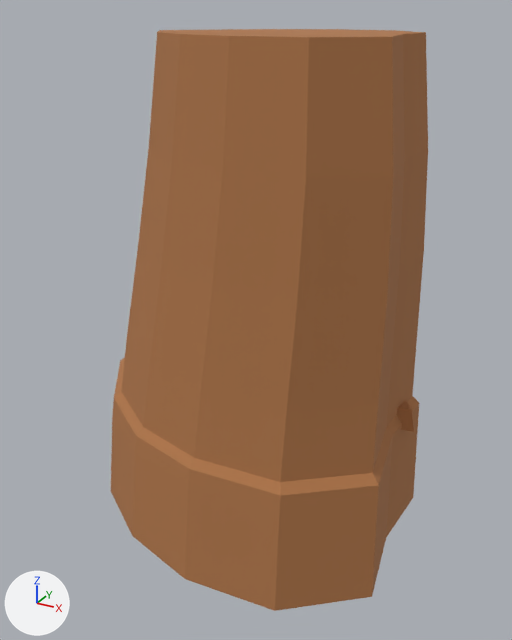
One commit to the FBX model RawAssets/Canyon/FBX/SM_CinderCanyon_Rock_E_LOD2.fbx: the scene before it, then after it.
The view is the same before and after, from a 50 mm lens placed at (0.903, -1.584, 1.37), pointed at (0.04, -0.016, 0.585). The lights are fixed; the arrows at lower left show +X, +Y and +Z. The older version comes first. Where no turn or scale is listed for an object, it has been applied to the vertices.

Objects in the first picture: 'SM_CinderCanyon_Rock_E_LOD2'.
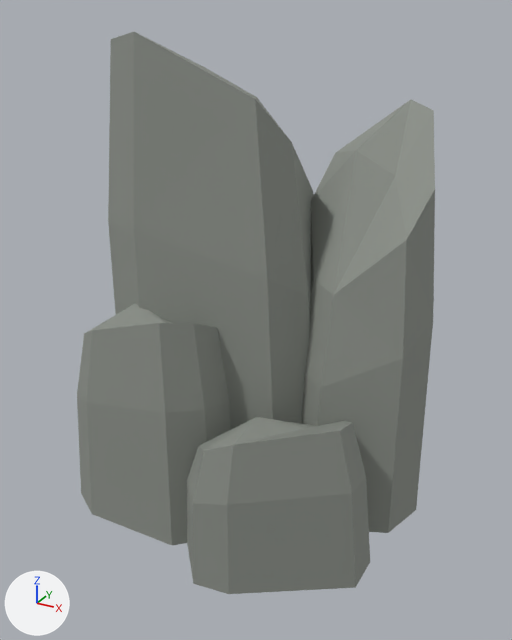
Boxes [x1, y1, x2, y2] around the edits, measured in the pictures (512 x 640 px):
'SM_CinderCanyon_Rock_E_LOD2', recoloured, reshaped (13% wider)
    before: [111, 29, 428, 611]
    after: [77, 32, 435, 594]
part 1 of me_sm_cindercanyon_rock_e_lod2_mesh_001, rebuilt
    before: [111, 29, 428, 611]
    after: [108, 32, 314, 430]
part 2 of me_sm_cindercanyon_rock_e_lod2_mesh_001, added
    after: [302, 100, 435, 533]
part 3 of me_sm_cindercanyon_rock_e_lod2_mesh_001, added
    after: [77, 303, 230, 546]
part 4 of me_sm_cindercanyon_rock_e_lod2_mesh_001, added
    after: [187, 417, 370, 594]
part 5 of me_sm_cindercanyon_rock_e_lod2_mesh_001, deleted
    before: [396, 400, 414, 432]

The change, as a diff of the scene's bpy script:
```diff
--- a/RawAssets/Canyon/FBX/SM_CinderCanyon_Rock_E_LOD2.fbx.py
+++ b/RawAssets/Canyon/FBX/SM_CinderCanyon_Rock_E_LOD2.fbx.py
@@ mat_m_cindercanyonrock @@
 mat_m_cindercanyonrock = principled_material('M_CinderCanyonRock')
-mat_m_cindercanyonrock.base_color = (0.43, 0.18, 0.065)  # brown #af7648
+mat_m_cindercanyonrock.base_color = (0.27, 0.29, 0.26)  # grey #8e938b
 mat_m_cindercanyonrock.roughness = 0.9
@@ me_sm_cindercanyon_rock_e_lod2_mesh_001 @@
 # used by ob_sm_cindercanyon_rock_e_lod2; location = (0.0, 0.0, 0.0)
-me_sm_cindercanyon_rock_e_lod2_mesh_001.from_pydata(...)  # 122 vertices, 228 faces; spans x -0.5..0.5, y -0.42..0.42, z 0.0..1.32
+me_sm_cindercanyon_rock_e_lod2_mesh_001.from_pydata(...)  # 130 vertices, 240 faces; spans x -0.5..0.5, y -0.42..0.42, z 0.0..1.32
+# me_sm_cindercanyon_rock_e_lod2_mesh_001 part 1: the loose piece of 98 vertices spanning x -0.5..0.5, y -0.42..0.42, z 0.003..1.32 is rebuilt with 26 vertices and now spans x -0.377..0.235, y -0.188..0.365, z 0.0..1.32
+# me_sm_cindercanyon_rock_e_lod2_mesh_001 part 2: a new loose piece of 26 vertices spanning x 0.046..0.5, y -0.098..0.39, z 0.018..1.147, in mat_m_cindercanyonrock (grey #8e938b)
+# me_sm_cindercanyon_rock_e_lod2_mesh_001 part 3: a new loose piece of 26 vertices spanning x -0.436..0.042, y -0.332..-0.008, z 0.0..0.663, in mat_m_cindercanyonrock (grey #8e938b)
+# me_sm_cindercanyon_rock_e_lod2_mesh_001 part 4: a new loose piece of 26 vertices spanning x -0.033..0.452, y -0.42..0.019, z 0.0..0.463, in mat_m_cindercanyonrock (grey #8e938b)
+# me_sm_cindercanyon_rock_e_lod2_mesh_001 part 5: the loose piece of 8 vertices spanning x 0.245..0.483, y 0.035..0.165, z 0.311..0.373 is deleted
+# other edits to the shape of me_sm_cindercanyon_rock_e_lod2_mesh_001 do not show in these pictures
 me_sm_cindercanyon_rock_e_lod2_mesh_001.materials.append(mat_m_cindercanyonrock)
```
